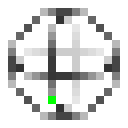
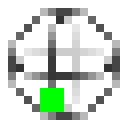
Two versions of the same layered image (w=128, h=128). Layer-by-layer changes:
painted on "x_gate.png" over [40, 88, 64, 112]
